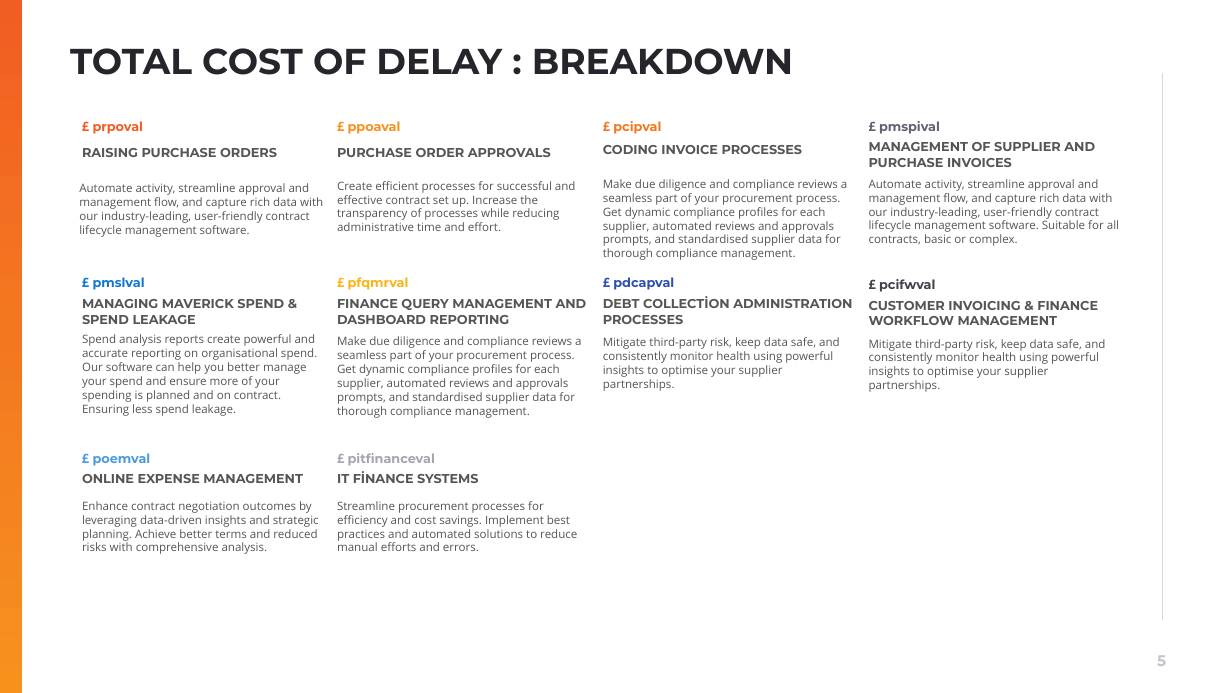
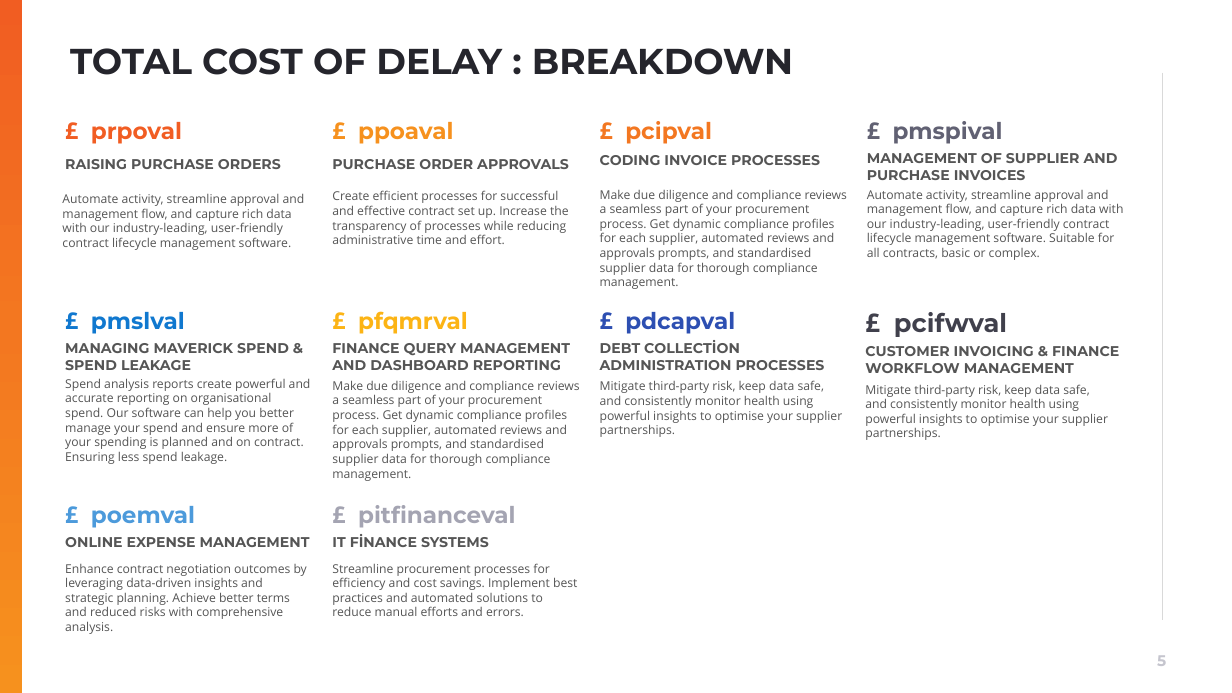
Before and after one commit to muratozdemirpiblo/ppt-api, a slide deck: slide 5 of sales.pptx. Drawn at 1232x693 pixels with LibreOffice and Linux fonts; fonts in the diff are those of the drawing; background and template pictures are left out. Boxes give left, top, right and bottom in pixels: in the first picture for what was removed or moved away, otherwise in the second. Text is boxed around its words. In the diff, an @@ line names an element or a change of style, - is before the commit and + after.

```diff
--- a/sales.pptx
+++ b/sales.pptx
@@ text "MANAGEMENT OF SUPPLIER AND PURCHASE ...": place and size @@
-text "MANAGEMENT OF SUPPLIER AND PURCHASE ..." at <box>869,142,1095,167</box>
+text "MANAGEMENT OF SUPPLIER AND PURCHASE ..." at <box>867,153,1118,180</box>
@@ text "RAISING PURCHASE ORDERS": place and size @@
-text "RAISING PURCHASE ORDERS" at <box>82,148,277,157</box>
+text "RAISING PURCHASE ORDERS" at <box>65,159,281,169</box>
@@ text "Automate activity, streamline approval and ...": place and size @@
-text "Automate activity, streamline approval and ..." at <box>79,183,323,237</box>
+text "Automate activity, streamline approval and ..." at <box>62,194,305,250</box>
@@ 3 texts: place and size @@
-3 texts at <box>337,145,802,231</box>
+3 texts at <box>332,155,820,244</box>
@@ text "Make due diligence and compliance ...": place and size @@
-text "Make due diligence and compliance ..." at <box>603,179,847,260</box>
+text "Make due diligence and compliance ..." at <box>600,190,847,289</box>
@@ text "Automate activity, streamline approval and ...": place and size @@
-text "Automate activity, streamline approval and ..." at <box>869,179,1119,246</box>
+text "Automate activity, streamline approval and ..." at <box>867,190,1123,260</box>
@@ text "£ pmslval": place and size @@
-text "£ pmslval" at <box>93,277,145,290</box>
+text "£ pmslval" at <box>91,312,185,334</box>
@@ text "£ pfqmrval": place and size @@
-text "£ pfqmrval" at <box>348,277,409,290</box>
+text "£ pfqmrval" at <box>358,311,468,334</box>
@@ text "£ pdcapval": place and size @@
-text "£ pdcapval" at <box>613,277,674,290</box>
+text "£ pdcapval" at <box>625,312,735,334</box>
@@ text "£ pcifwval": place and size @@
-text "£ pcifwval" at <box>879,279,935,292</box>
+text "£ pcifwval" at <box>894,312,1007,337</box>
@@ text "£ pcifwval" at <box>894,312,1007,337</box>: size 10 to 20 pt @@
@@ text "MANAGING MAVERICK SPEND & SPEND ...": place and size @@
-text "MANAGING MAVERICK SPEND & SPEND ..." at <box>82,299,284,324</box>
+text "MANAGING MAVERICK SPEND & SPEND ..." at <box>65,343,289,370</box>
@@ 4 texts: place and size @@
-4 texts at <box>337,299,1106,392</box>
+4 texts at <box>332,343,1119,440</box>
@@ text "Spend analysis reports create powerful ...": place and size @@
-text "Spend analysis reports create powerful ..." at <box>82,334,317,416</box>
+text "Spend analysis reports create powerful ..." at <box>65,378,311,464</box>
@@ text "Make due diligence and compliance ...": place and size @@
-text "Make due diligence and compliance ..." at <box>337,336,581,418</box>
+text "Make due diligence and compliance ..." at <box>332,380,579,481</box>
@@ text "Mitigate third-party risk, keep data ...": place and size @@
-text "Mitigate third-party risk, keep data ..." at <box>603,337,840,391</box>
+text "Mitigate third-party risk, keep data ..." at <box>600,380,842,437</box>
@@ size 10 to 18 pt in 9 elements at <box>893,121,1003,144</box>, <box>625,121,712,144</box>, <box>358,122,453,144</box>, <box>91,122,182,144</box>, <box>625,312,735,334</box>, <box>358,311,468,334</box>, <box>91,312,185,334</box>, <box>358,505,516,528</box>, <box>91,506,195,528</box> @@
@@ text "£ poemval": place and size @@
-text "£ poemval" at <box>93,453,151,466</box>
+text "£ poemval" at <box>91,506,195,528</box>
@@ text "£ pitfinanceval": place and size @@
-text "£ pitfinanceval" at <box>348,453,435,466</box>
+text "£ pitfinanceval" at <box>358,505,516,528</box>
@@ size 10 to 11 pt in 10 elements at <box>867,153,1118,180</box>, <box>600,155,820,165</box>, <box>332,159,569,169</box>, <box>65,159,281,169</box>, <box>600,343,825,370</box>, <box>332,343,570,370</box>, <box>865,346,1119,373</box>, <box>65,343,289,370</box>, <box>332,537,489,547</box>, <box>65,537,310,547</box> @@
@@ text "ONLINE EXPENSE MANAGEMENT": place and size @@
-text "ONLINE EXPENSE MANAGEMENT" at <box>82,474,303,483</box>
+text "ONLINE EXPENSE MANAGEMENT" at <box>65,537,310,547</box>
@@ text "IT FINANCE SYSTEMS": place and size @@
-text "IT FINANCE SYSTEMS" at <box>337,474,478,483</box>
+text "IT FINANCE SYSTEMS" at <box>332,537,489,547</box>
@@ size 9 to 9.5 pt in 10 elements at <box>867,190,1123,260</box>, <box>332,190,569,244</box>, <box>62,194,305,250</box>, <box>600,190,847,289</box>, <box>600,380,842,437</box>, <box>865,384,1108,440</box>, <box>65,378,311,464</box>, <box>332,380,579,481</box>, <box>332,563,577,616</box>, <box>65,564,307,634</box> @@
@@ text "Enhance contract negotiation outcomes by ...": place and size @@
-text "Enhance contract negotiation outcomes by ..." at <box>82,501,319,554</box>
+text "Enhance contract negotiation outcomes by ..." at <box>65,564,307,634</box>
@@ text "Streamline procurement processes for efficiency ...": place and size @@
-text "Streamline procurement processes for efficiency ..." at <box>337,501,577,551</box>
+text "Streamline procurement processes for efficiency ..." at <box>332,563,577,616</box>
```
Also in this commit, not shown: 4 other slides changed, 2 other files.
